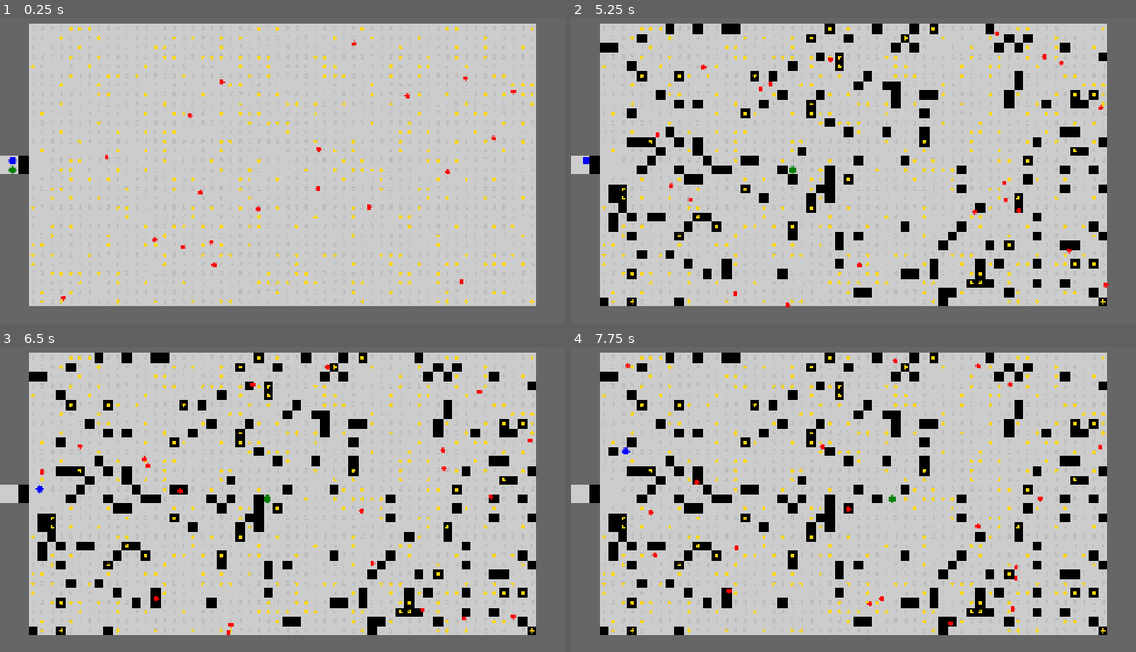
Above: before the commit, frames 1-4 (two rows, left to right).
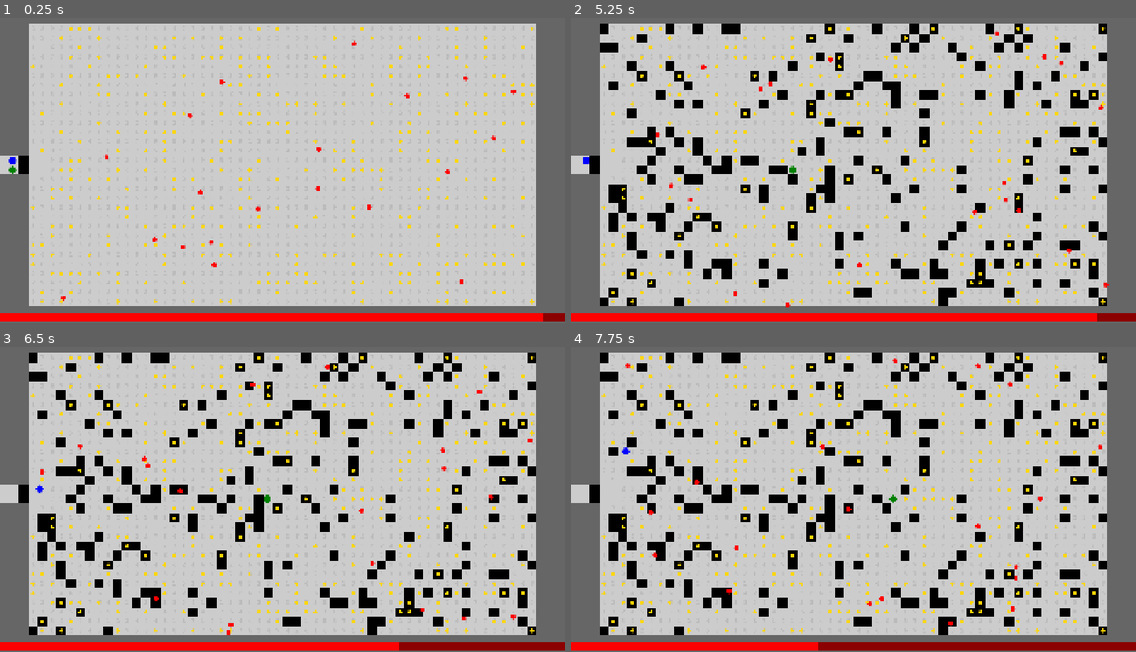
Above: after the commit, the same moments.

Repository: njamster/gmtk_jam_2026
Game: Godot game, scene res://game.tscn
Two runs of this game, one before a commit and one after it. Both use one fixed random seed, a clock stepped at 60 frames per second and the inputs below.
Inputs:
- Up to frame 1 (0.25 s): no input
- Up to frame 2 (5.25 s): tap Enter at 0.5 s; hold D (move_right) 0.53-1.28 s; tap Shift every 0.75 s from 0.6 to 5.1 s; hold S (move_down) 1.28-2.03 s; hold D (move_right) 2.03-2.78 s; hold W (move_up) 2.78-3.53 s; hold A (move_left) 3.53-5.03 s; hold S (move_down) from 5.03 s (still down)
- Up to frame 3 (6.5 s): release S (move_down) at 5.78 s; hold D (move_right) from 5.78 s (still down); tap Shift at 5.85 s
- Up to frame 4 (7.75 s): release D (move_right) at 6.53 s; hold W (move_up) 6.53-7.28 s; tap Shift at 6.6, 7.35 s; hold D (move_right) from 7.28 s (still down)

The runs differ from the first frame. In frame 1, 2.8% of the frame differs, in the area x 0-100%, y 96-100%; in frame 2, 5.0%, in the area x 0-100%, y 1-100%; in frame 3, 5.0%; in frame 4, 5.0%.

Commit message:
Add repeating smaller earthquakes

Diff:
--- a/game.gd
+++ b/game.gd
@@ -20,3 +20,10 @@
 		var enemy := preload("res://enemies/enemy.tscn").instantiate()
 		enemy.global_position = $TileMap.map_to_local(Vector2i(randi_range(3, 56), randi_range(3, 31)))
 		add_child(enemy)
+
+
+func _process(delta: float) -> void:
+	$ProgressBar.value -= 15 * delta
+	if $ProgressBar.value == 0:
+		$TileMap.small_earthquake()
+		$ProgressBar.value = 100
--- a/game.tscn
+++ b/game.tscn
@@ -33,6 +33,12 @@
 [sub_resource type="RectangleShape2D" id="RectangleShape2D_feb5d"]
 size = Vector2(32, 64)
 
+[sub_resource type="StyleBoxFlat" id="StyleBoxFlat_fc0e3"]
+bg_color = Color(0.54509807, 0, 0, 1)
+
+[sub_resource type="StyleBoxFlat" id="StyleBoxFlat_feb5d"]
+bg_color = Color(1, 0, 0, 1)
+
 [node name="Game" type="Control" unique_id=1264650823]
 layout_mode = 3
 anchors_preset = 15
@@ -61,3 +67,18 @@
 [node name="Hitbox" type="CollisionShape2D" parent="ExitArea" unique_id=558633952]
 position = Vector2(-16, 544)
 shape = SubResource("RectangleShape2D_feb5d")
+
+[node name="ProgressBar" type="ProgressBar" parent="." unique_id=1341837313]
+layout_mode = 1
+anchors_preset = 12
+anchor_top = 1.0
+anchor_right = 1.0
+anchor_bottom = 1.0
+offset_top = -35.0
+offset_bottom = -8.0
+grow_horizontal = 2
+grow_vertical = 0
+theme_override_styles/background = SubResource("StyleBoxFlat_fc0e3")
+theme_override_styles/fill = SubResource("StyleBoxFlat_feb5d")
+value = 100.0
+show_percentage = false
--- a/tilemap/tile_map.gd
+++ b/tilemap/tile_map.gd
@@ -110,3 +110,17 @@
 			count_down_cell(cell, false)
 
 	SoundManager.play_sound(preload("res://tilemap/sounds/earthquake.wav"))
+
+
+func small_earthquake() -> void:
+	for x in range(3, 57):
+		for y in range(2, 32):
+			var cell = Vector2i(x, y)
+			if get_cell_atlas_coords(cell) == WALL_TILE or \
+			   get_cell_atlas_coords(cell) == STURDY_FLOOR:
+					continue
+
+			if randi_range(0, 3) == 0:
+				count_down_cell(cell, false)
+
+	SoundManager.play_sound(preload("res://tilemap/sounds/earthquake.wav"))
